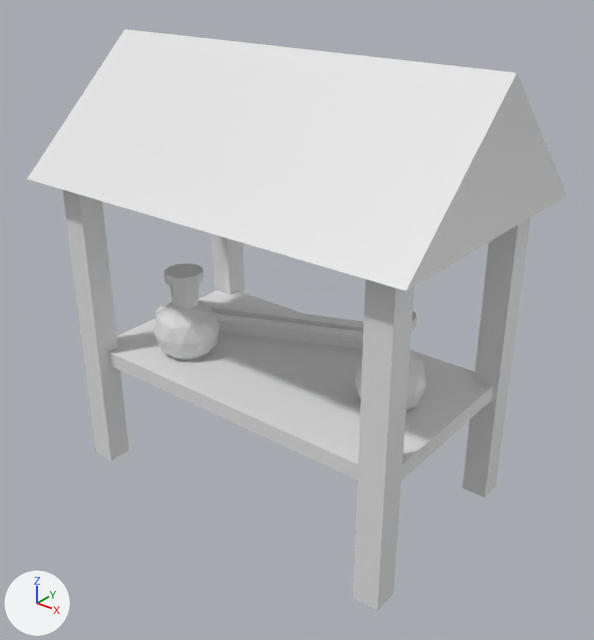
Before and after pictures for a commit that changed the Blender file assets/models/buildings/market_stall.blend.
One viewpoint serves both versions: a camera (50 mm lens) standing at (5.63, -6.89, 6.32) and looking at (0.19, -0.09, 2.1). The axes (+X, +Y, +Z) are drawn at lower left. The lights are the same throughout. The first picture is the older version.
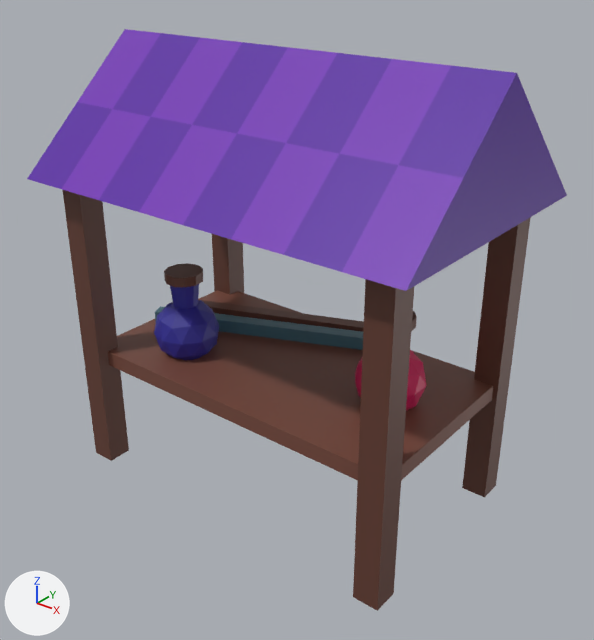
Location of each change, (x1, y1, x2, y2) in pixels of the pictures (594 x 640 px):
'Plane', recoloured, surface changed (white to purple): (27, 29, 567, 291) in both
'Cube.004', recoloured, surface changed (white to brown): (108, 290, 493, 480) in both
'Cube', recoloured (white to brown): (353, 279, 414, 611) in both
'Cube.001', recoloured, surface changed (white to brown): (63, 190, 129, 461) in both
'Cube.003', recoloured, surface changed (white to brown): (462, 217, 531, 497) in both
'Icosphere.001', recoloured, surface changed (white to blue): (154, 300, 219, 360) in both
'Cube.005', recoloured, surface changed (white to blue): (155, 306, 363, 350) in both
'Cube.006', recoloured, surface changed (white to brown): (201, 300, 364, 332) in both
'Cube.002', recoloured (white to brown): (212, 234, 244, 294) in both
'Cylinder.001', recoloured, surface changed (darker): (164, 263, 203, 309) in both
'Icosphere', recoloured (white to red): (355, 350, 427, 411) in both
part 5 of me_cylinder_001, surface changed: (411, 311, 417, 331) in both

Diff of the bpy script that builds the scene:
```diff
--- a/assets/models/buildings/market_stall.blend.py
+++ b/assets/models/buildings/market_stall.blend.py
@@ me_plane @@
 me_plane.from_pydata(...)  # 60 vertices, 52 faces; spans x -1.0..1.0, y -1.0..1.0, z 0.0..0.99
 # used by ob_plane; location = (0.0, 0.0, 3.65); scale = (2.54, 1.63, 1.51)
+# me_plane part 1: texture (UV) coordinates of 52 of 52 faces, centred in x -1.0..1.0, y -0.8..0.8, z 0.0..0.74, changed; they spanned u 0.0..1.0, v 0.0..1.0 and now span u 0.37..0.64, v 0.19..0.74
+me_plane.materials.append(mat_material)  # picture img_color_palette_png
@@ me_cube_005 @@
 me_cube_005.from_pydata(...)  # 8 vertices, 6 faces; spans x -1.0..1.0, y -1.0..1.0, z -1.0..23.5
+me_cube_005.materials.append(mat_material)  # picture img_color_palette_png
@@ me_cube_006 @@
 me_cube_006.from_pydata(...)  # 8 vertices, 6 faces; spans x -1.0..1.0, y -1.0..1.0, z -1.0..23.5
 # used by ob_cube_001; location = (-2.12, -1.2, 0.0); scale = (0.155, 0.155, 0.155)
+# me_cube_006 part 2: texture (UV) coordinates of 6 of 6 faces, centred in x -1.0..1.0, y -1.0..1.0, z -1.0..23.5, changed; they spanned u 0.12..0.88, v 0.0..1.0 and now span u 0.59..0.62, v 0.14..0.18
+me_cube_006.materials.append(mat_material)  # picture img_color_palette_png
@@ me_cube_007 @@
 me_cube_007.from_pydata(...)  # 8 vertices, 6 faces; spans x -1.0..1.0, y -1.0..1.0, z -1.0..23.5
+me_cube_007.materials.append(mat_material)  # picture img_color_palette_png
@@ me_cube_008 @@
 me_cube_008.from_pydata(...)  # 8 vertices, 6 faces; spans x -1.0..1.0, y -1.0..1.0, z -1.0..23.5
 # used by ob_cube_003; location = (2.12, 1.2, 0.0); scale = (0.155, 0.155, 0.155)
+# me_cube_008 part 3: texture (UV) coordinates of 6 of 6 faces, centred in x -1.0..1.0, y -1.0..1.0, z -1.0..23.5, changed; they spanned u 0.12..0.88, v 0.0..1.0 and now span u 0.59..0.62, v 0.14..0.18
+me_cube_008.materials.append(mat_material)  # picture img_color_palette_png
@@ me_cube_009 @@
 me_cube_009.from_pydata(...)  # 8 vertices, 6 faces; spans x -1.0..1.0, y -1.0..1.0, z -1.0..1.0
 # used by ob_cube_004; location = (0.0, 0.0, 1.33); scale = (2.22, 1.21, 0.0969)
+# me_cube_009 part 4: texture (UV) coordinates of 6 of 6 faces, centred in x -1.0..1.0, y -1.0..1.0, z -1.0..1.0, changed; they spanned u 0.12..0.88, v 0.0..1.0 and now span u 0.6..0.63, v 0.2..0.24
+me_cube_009.materials.append(mat_material)  # picture img_color_palette_png
@@ me_icosphere @@
 me_icosphere.from_pydata(...)  # 42 vertices, 80 faces; spans x -0.95..0.95, y -1.0..1.0, z -1.0..1.0
+me_icosphere.materials.append(mat_material)  # picture img_color_palette_png
@@ me_cylinder_001 @@
 me_cylinder_001.from_pydata(...)  # 44 vertices, 35 faces; spans x -1.65..1.65, y -1.6..1.66, z -1.0..1.53
 # used by ob_cylinder; location = (1.46, 0.0, 2.17); scale = (0.142, 0.142, 0.226)
+# me_cylinder_001 part 5: texture (UV) coordinates of 35 of 35 faces, centred in x -1.58..1.58, y -1.6..1.53, z -1.0..1.53, changed; they spanned u 0.0..1.0, v 0.02..1.0 and now span u 0.15..0.63, v 0.14..0.61
@@ me_icosphere_001 @@
 me_icosphere_001.from_pydata(...)  # 42 vertices, 80 faces; spans x -0.95..0.95, y -1.0..1.0, z -1.0..1.0
 # used by ob_icosphere_001; location = (-1.21, -0.54, 1.72); scale = (0.41, 0.41, 0.41)
+# me_icosphere_001 part 6: texture (UV) coordinates of 80 of 80 faces, centred in x -0.93..0.93, y -0.89..0.89, z -0.9..0.9, changed; they spanned u 0.0..1.0, v 0.0..0.47 and now span u 0.47..0.53, v 0.58..0.61
+me_icosphere_001.materials.append(mat_material)  # picture img_color_palette_png
@@ me_cylinder_002 @@
 me_cylinder_002.from_pydata(...)  # 44 vertices, 35 faces; spans x -1.65..1.65, y -1.6..1.66, z -1.0..1.53
 # used by ob_cylinder_001; location = (-1.2, -0.54, 2.17); scale = (0.142, 0.142, 0.226)
+# me_cylinder_002 part 7: texture (UV) coordinates of 35 of 35 faces, centred in x -1.58..1.58, y -1.6..1.53, z -1.0..1.53, changed; they spanned u 0.0..1.0, v 0.02..1.0 and now span u 0.48..0.64, v 0.14..0.61
+me_cylinder_002.materials.append(mat_material)  # picture img_color_palette_png
@@ me_cube_010 @@
 me_cube_010.from_pydata(...)  # 8 vertices, 6 faces; spans x -1.0..1.0, y -1.0..1.0, z -1.0..1.0
 # used by ob_cube_005; location = (-0.71, 0.41, 1.51); rotation_euler = (0.0, 0.0, 0.398), in degrees (0, 0, 23); scale = (1.55, 0.0895, 0.0895)
+# me_cube_010 part 8: texture (UV) coordinates of 6 of 6 faces, centred in x -1.0..1.0, y -1.0..1.0, z -1.0..1.0, changed; they spanned u 0.12..0.88, v 0.0..1.0 and now span u 0.84..0.86, v 0.2..0.24
+me_cube_010.materials.append(mat_material)  # picture img_color_palette_png
@@ me_cube_011 @@
 me_cube_011.from_pydata(...)  # 8 vertices, 6 faces; spans x -1.0..1.0, y -1.0..1.0, z -1.0..1.0
 # used by ob_cube_006; location = (-0.71, 0.75, 1.51); rotation_euler = (0.0, 0.0, 0.375), in degrees (0, 0, 21); scale = (1.55, 0.0895, 0.0895)
+# me_cube_011 part 9: texture (UV) coordinates of 6 of 6 faces, centred in x -1.0..1.0, y -1.0..1.0, z -1.0..1.0, changed; they spanned u 0.12..0.88, v 0.0..1.0 and now span u 0.59..0.62, v 0.14..0.17
+me_cube_011.materials.append(mat_material)  # picture img_color_palette_png
```
